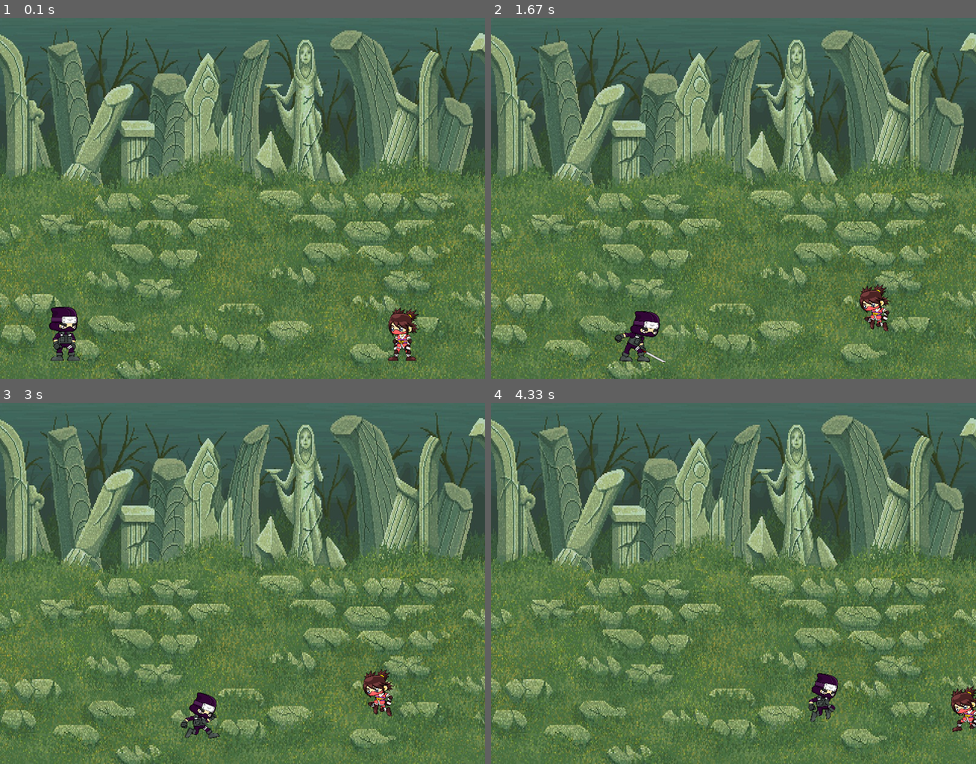
Above: before the commit, frames 1-4 (two rows, left to right).
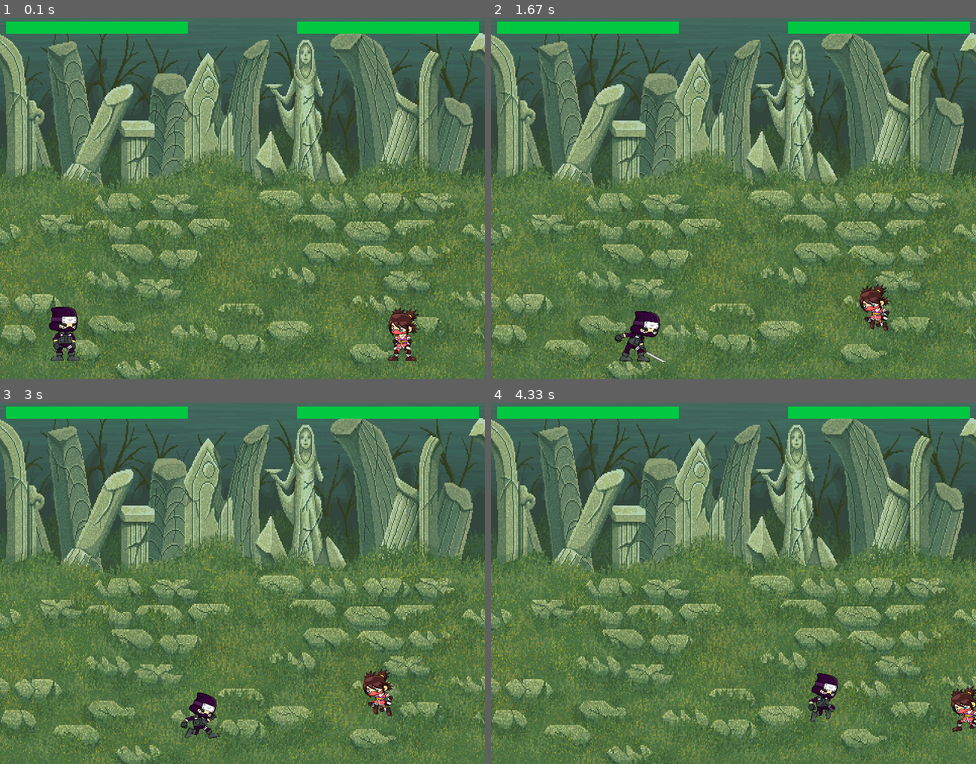
Above: after the commit, the same moments.

Repository: Odinwan/pythonGame
Game: pygame game, started from pygame/main.py
Two runs of this game, one before a commit and one after it. Both use one fixed random seed, a clock stepped at 60 frames per second and the inputs below.
Inputs:
- Up to frame 1 (0.1 s): no input
- Up to frame 2 (1.67 s): hold Right 0.33-0.8 s; hold Right 0.83-1.3 s; hold D 0.83-1.3 s; tap Space at 0.9, 1.2, 1.4 s; tap Shift at 0.98 s; hold Left from 1.33 s (still down); hold A from 1.33 s (still down); tap G at 1.48 s
- Up to frame 3 (3 s): tap Space at 1.7, 1.97, 2.27, 2.4, 2.7 s; release Left at 1.87 s; release A at 1.87 s; hold Left 1.9-2.3 s; hold A 1.9-2.3 s; hold Right 2.33-2.97 s; hold D 2.33-2.97 s; tap Shift at 2.48 s
- Up to frame 4 (4.33 s): hold Left 3-3.47 s; hold A 3-3.47 s; tap Space at 3.07, 3.37, 3.57, 3.87, 4.07 s; tap G at 3.15 s; hold Right 3.5-3.97 s; hold D 3.5-3.97 s; hold Right from 4 s (still down); hold D from 4 s (still down); tap Shift at 4.15 s

The runs differ from the first frame. In frame 1, 2.5% of the frame differs, in the area x 1-99%, y 1-5%; in frame 2, 2.5%; in frame 3, 2.5%; in frame 4, 2.5%.

Commit message:
merge with resj

Diff:
--- a/pygame/assets/constants.py
+++ b/pygame/assets/constants.py
@@ -9,6 +9,7 @@
 pygame.display.set_caption('Cubes Game')
 run = True
 touch = False
+go = pygame.transform.scale(pygame.image.load('images/GameOver.jpg'),(800,600))
 
 firstWalk = [pygame.image.load('images/png/Run__000.png'),
                 pygame.image.load('images/png/Run__001.png'),
--- a/pygame/main.py
+++ b/pygame/main.py
@@ -15,9 +15,29 @@
 members.append(players(int(width - (width * 0.2)),480,firstStay,firstWalk,firstAttack,firstJump,0))
 members.append(players(int(width - (width * 0.9)),480,secondStay,secondWalk,secondAttack,secondJump,1))
 
+def createLifeBox1(life):
+    pygame.draw.rect(win, GREEN , (life.x, life.y, life.width, life.height) )
+
+def createLifeBoxDamaged1():
+    pygame.draw.rect(win, RED ,(10, 10, 300, 20) )
+
+def createLifeBox2(life):
+    pygame.draw.rect(win, GREEN , (life.x, life.y, life.width, life.height) )
+
+def createLifeBoxDamaged2():
+    pygame.draw.rect(win, RED ,((width - 310),10 ,300 ,20 ) )
+
+lifeBox1 = lifes(10, 300,1)
+lifeBox2 = lifes((width - 310), 300,2)
+
 def drowWindow():
 
     win.blit(bg,(0,0))
+
+    createLifeBoxDamaged1()
+    createLifeBox1(lifeBox1)
+    createLifeBoxDamaged2()
+    createLifeBox2(lifeBox2)
 
     for player in members:
         allAnimationSwich(player)
@@ -26,8 +46,12 @@
         checkAttack(player)
 
     checkPosition(members[0],members[1])
+    GameOver(lifeBox1,lifeBox2)
+    pygame.display.update()
 
-    pygame.display.update()
+def GameOver(life1,life2):
+    if (life1.width == 0) or (life2.width == 0):
+        win.blit(go,(0,0))
 
 while run:
 
